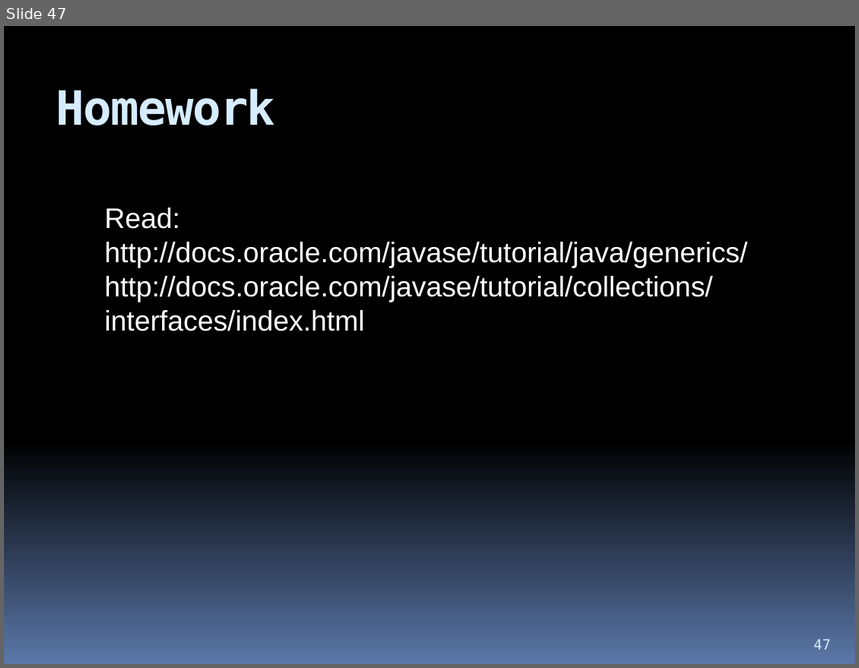
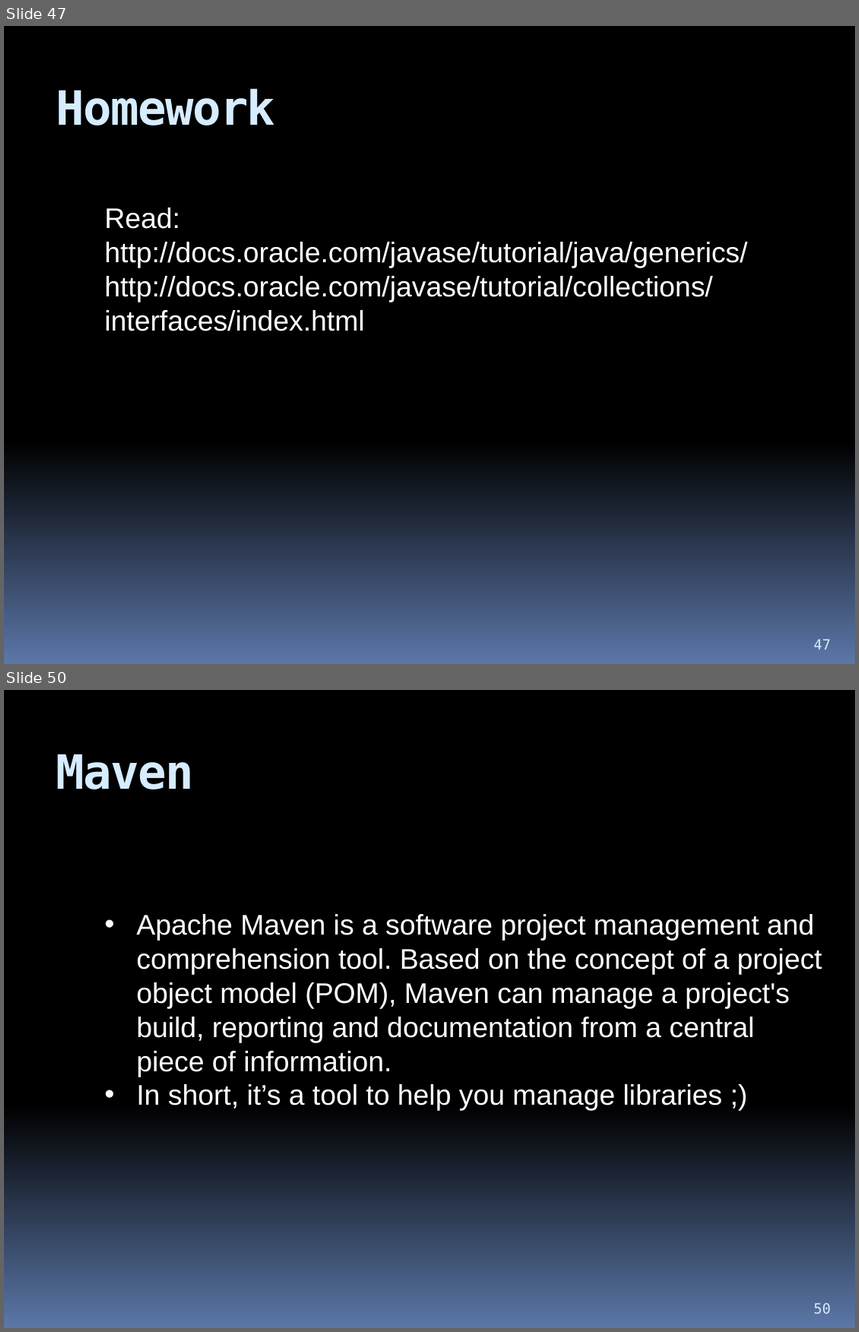
Before and after one commit to hchan/comp2613, a slide deck: coursePresentation.pptx. Shown one above the other, each under a label of ours: slide 47 before the commit, slides 47 and 50 after it; the slides between them are not shown. The pictures are 859x668 and 859x1332 pixels, drawn with LibreOffice and Linux fonts; fonts in the diff are those of the drawing. Boxes give left, top, right and bottom in pixels: in the first picture for what was removed or moved away, otherwise in the second. Text is boxed around its words. In the diff, an @@ line names an element or a change of style, - is before the commit and + after.

```diff
--- a/coursePresentation.pptx
+++ b/coursePresentation.pptx
@@ slide 50 added at [4, 690, 855, 1328], background gradient #000000 to #5B77A8 @@
@@ title added at [56, 754, 194, 790], 40 pt, text #D6ECFF, bold @@
+Maven
@@ text added at [136, 914, 823, 1111], 24 pt, text #FFFFFF @@
+• Apache Maven is a software project management and comprehension tool. Based on the concept of a project object model (POM), Maven can manage a project's build, reporting and documentation from a central piece of information.
+• In short, it’s a tool to help you manage libraries ;)
@@ page number added at [814, 1303, 831, 1314], 12 pt, text #D6ECFF @@
+50
```
Also in this commit, not shown: 7 other slides added, 1 other file.
